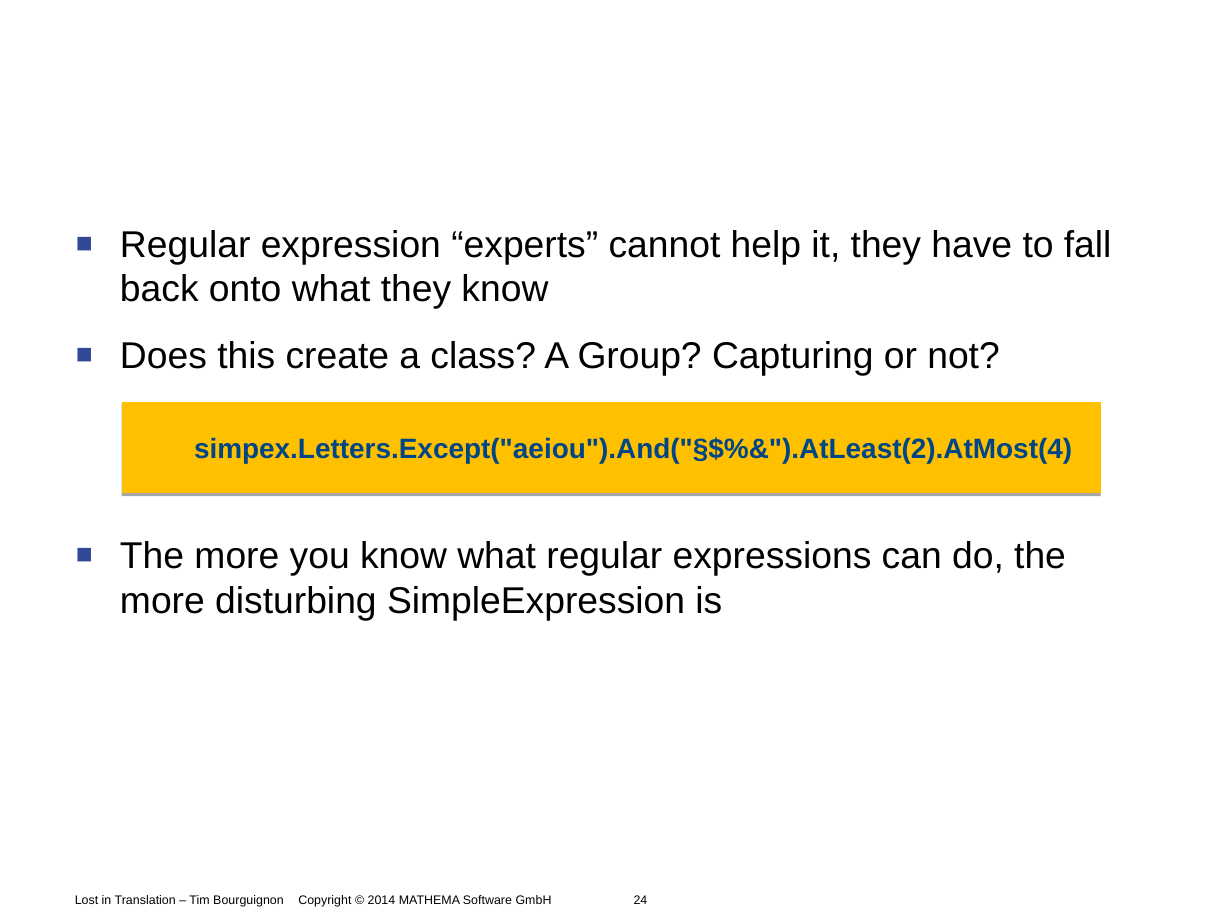
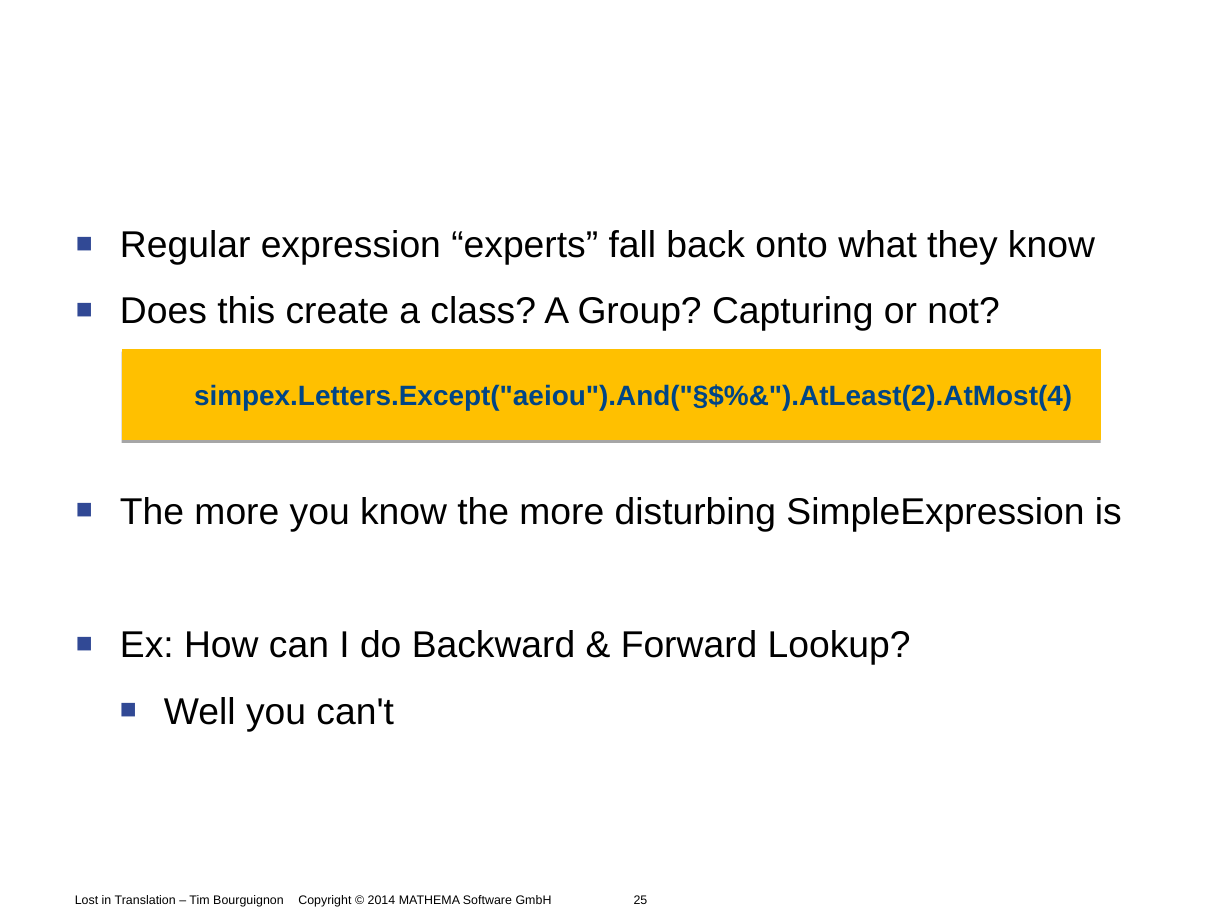
Before and after one commit to Timothep/Talk.LostInTranslation, a slide deck: slide 25 of LostInTranslation.odp (slide 24 before the commit). Drawn at 1232x924 pixels with LibreOffice and Linux fonts; fonts in the diff are those of the drawing; background and template pictures are left out. Boxes give left, top, right and bottom in pixels: in the first picture for what was removed or moved away, otherwise in the second. Text is boxed around its words. In the diff, an @@ line names an element or a change of style, - is before the commit and + after.

```diff
--- a/LostInTranslation.odp
+++ b/LostInTranslation.odp
@@ text at (120, 230, 1095, 265): text changed @@
-■ Regular expression “experts” cannot help it, they have to fall back onto what they know
+■ Regular expression “experts” fall back onto what they know
@@ freeform shape "simpex.Letters.Except("aeiou").And("§$%&").AtLeast(2).AtMost ...": place and size @@
-freeform shape "simpex.Letters.Except("aeiou").And("§$%&").AtLeast(2).AtMost ..." at (122, 402, 1101, 494)
+freeform shape "simpex.Letters.Except("aeiou").And("§$%&").AtLeast(2).AtMost ..." at (122, 349, 1101, 440)
@@ text at (120, 497, 1122, 732): text changed @@
-■ The more you know what regular expressions can do, the more disturbing SimpleExpression is
+■ The more you know the more disturbing SimpleExpression is
+■ Ex: How can I do Backward & Forward Lookup?
+  ■ Well you can't
@@ text at (75, 895, 648, 907): text changed @@
-Lost in Translation – Tim Bourguignon Copyright © 2014 MATHEMA Software GmbH 24
+Lost in Translation – Tim Bourguignon Copyright © 2014 MATHEMA Software GmbH 25
```
Also in this commit, not shown: 9 other slides changed, 1 slide added.
